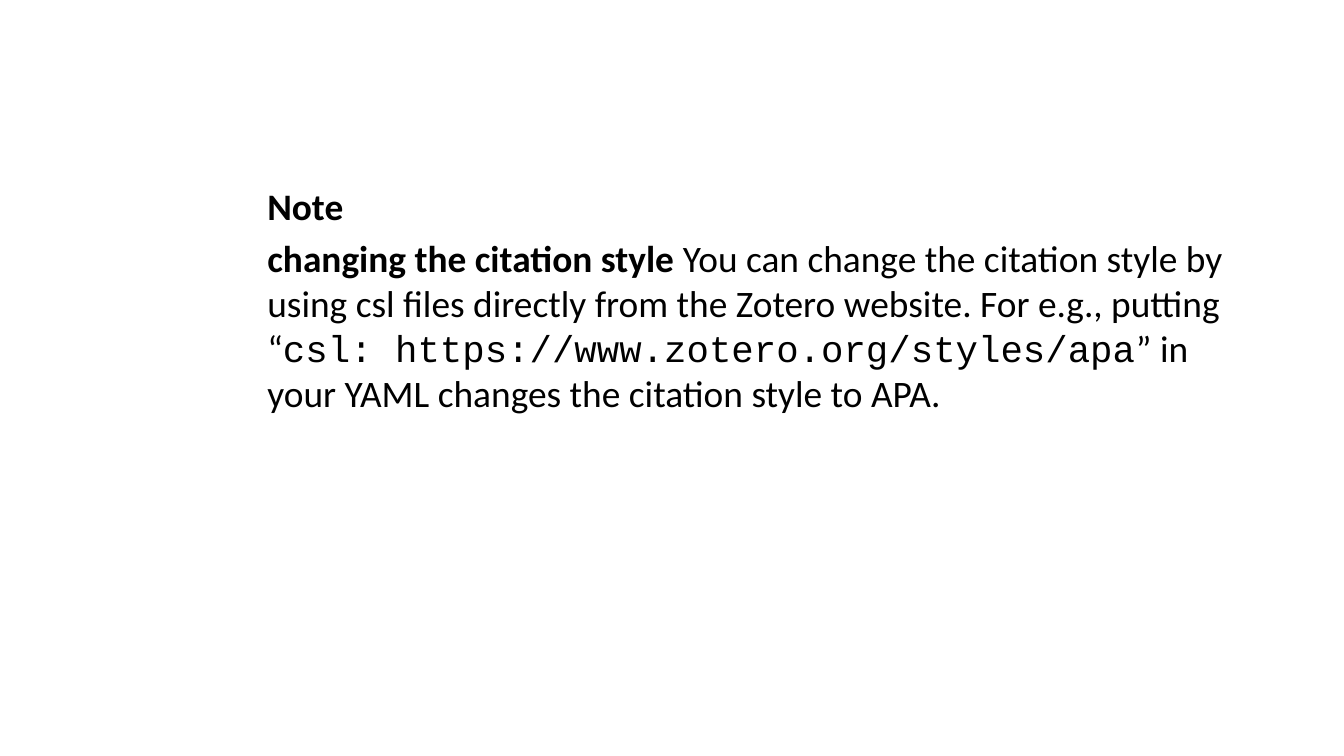
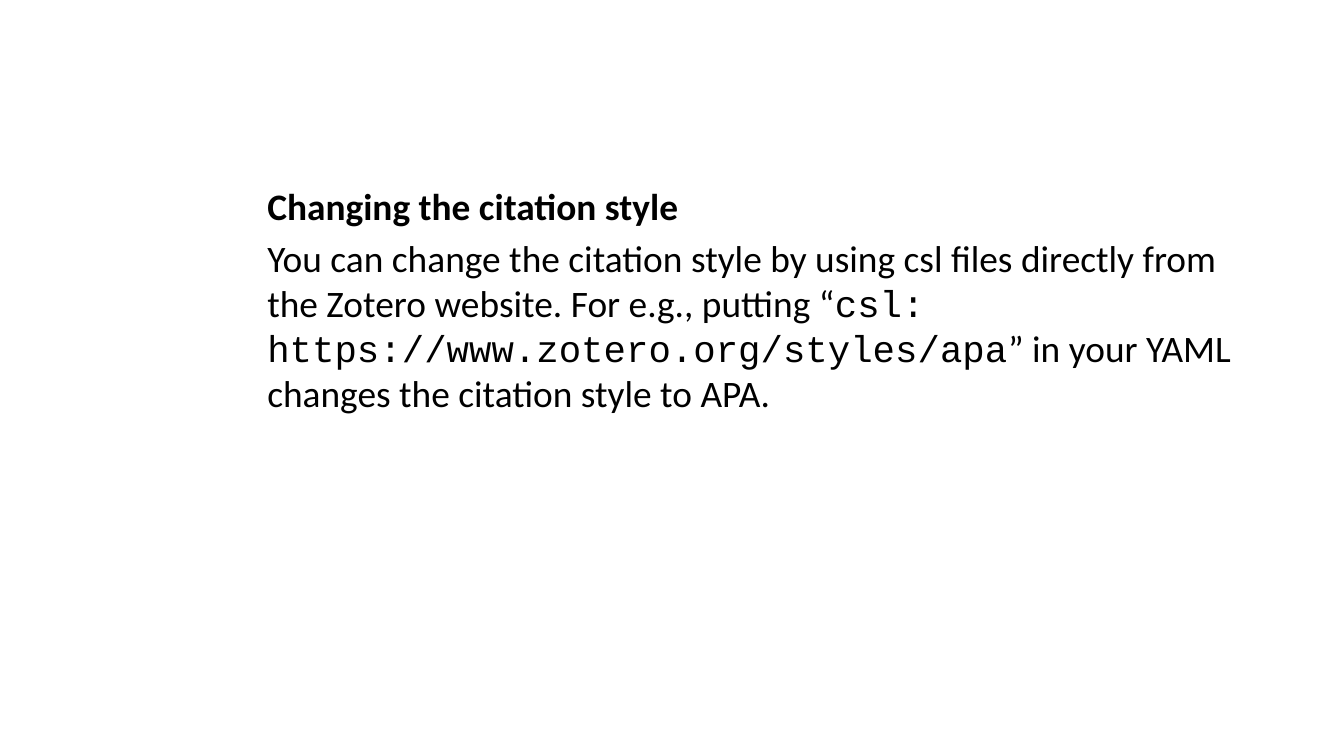
Before and after one commit to lmu-osc/train-the-trainer-student-track-OS, a slide deck: slide 62 of _site/materials/OS-M3/OS-M3-S6-Quarto/OS-M3-S6-Quarto-slides.pptx (slide 60 before the commit). Drawn at 1344x756 pixels with LibreOffice and Linux fonts; fonts in the diff are those of the drawing. Boxes give left, top, right and bottom in pixels: in the first picture for what was removed or moved away, otherwise in the second. Text is boxed around its words. In the diff, an @@ line names an element or a change of style, - is before the commit and + after.

```diff
--- a/_site/materials/OS-M3/OS-M3-S6-Quarto/OS-M3-S6-Quarto-slides.pptx
+++ b/_site/materials/OS-M3/OS-M3-S6-Quarto/OS-M3-S6-Quarto-slides.pptx
@@ text at box(267, 193, 1231, 414): text changed @@
-Note
-changing the citation style You can change the citation style by using csl files directly from the Zotero website. For e.g., putting “csl: https://www.zotero.org/styles/apa” in your YAML changes the citation style to APA.
+Changing the citation style
+You can change the citation style by using csl files directly from the Zotero website. For e.g., putting “csl: https://www.zotero.org/styles/apa” in your YAML changes the citation style to APA.
```
Also in this commit, not shown: 72 other slides changed, 7 slides added, 4 slides removed, 39 other files.
